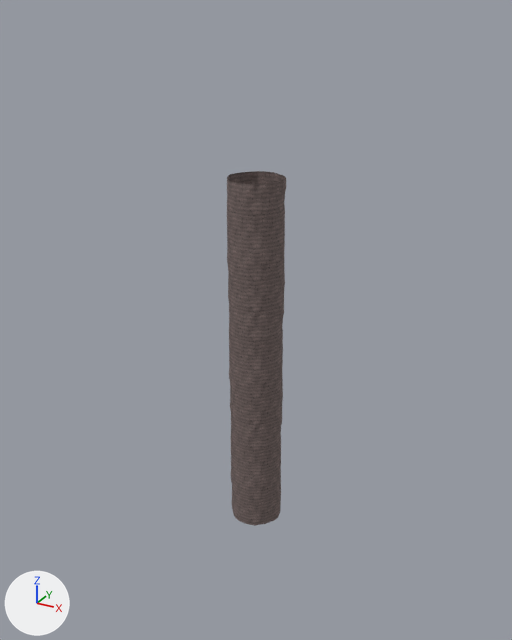
The OBJ model Assets/Venues/StoryHell/Models/Set/Circle6Walls.obj: old version first, new version second.
Rendered twice from a camera (50 mm lens) standing at (200.0, -363.0, 211.0) and looking at (-5.0, 9.0, 24.0). Every picture has the same lights, and +X, +Y and +Z are marked at lower left. The first picture is the older version. Where no turn or scale is listed for an object, it has been applied to the vertices.

Objects in the first picture: 'Circle6Walls'.
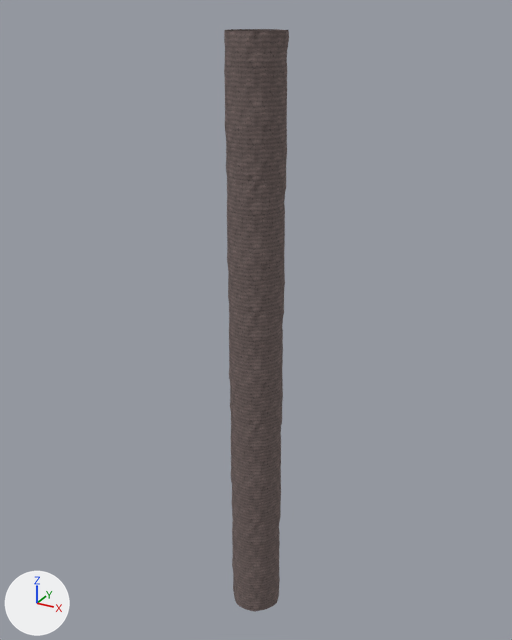
Boxes [x1, y1, x2, y2] around the edits, measured in the pictures (512 x 640 px):
```json
{"object": "Circle6Walls", "change": "reshaped", "before": [227, 171, 286, 526], "after": [224, 29, 289, 612], "on screen": "10% wider, 64% taller"}
{"part": 1, "of": "me_circle6walls", "change": "added", "after": [232, 509, 281, 612]}
{"part": 2, "of": "me_circle6walls", "change": "added", "after": [224, 29, 289, 184]}
```

Scene script edits in JSON lines:
```json
{"block": "me_circle6walls", "where": "# used by ob_circle6walls; location = (0.0, 0.0, 0.0)"}
{"op": "remove", "block": "me_circle6walls", "code": "me_circle6walls.from_pydata(...)  # 1372 vertices, 2688 faces; spans x -18.0..18.0, y -18.0..18.0, z -120.0..120.0"}
{"op": "add", "block": "me_circle6walls", "code": "me_circle6walls.from_pydata(...)  # 2268 vertices, 4480 faces; spans x -18.0..18.0, y -18.0..18.0, z -200.0..200.0"}
{"block": "me_circle6walls", "change": "me_circle6walls part 1: 448 vertices added at x -18.0..18.0, y -18.0..18.0, z -200.0..-125.0"}
{"block": "me_circle6walls", "change": "me_circle6walls part 2: 448 vertices added at x -18.0..18.0, y -18.0..18.0, z 125.0..200.0"}
```
